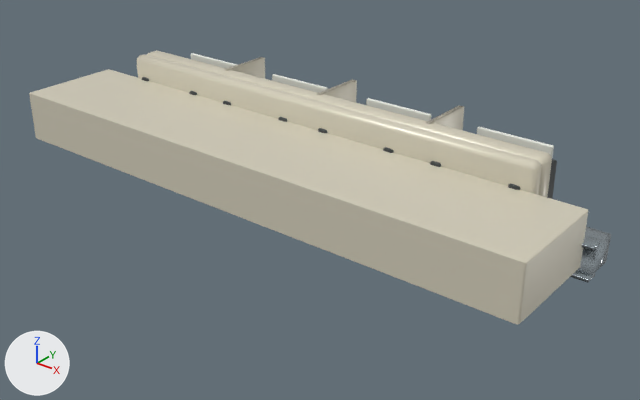
What one commit did to the glTF model lab/public/models/terminal_default.low.glb.
Both versions are drawn from a 50 mm camera at (0.79, -0.848, 0.666) aimed at (0.059, 0.065, 0.1). Every picture has the same lights, and +X, +Y and +Z are marked at lower left. The picture after the commit comes second. Where no turn or scale is listed for an object, it has been applied to the vertices. Vertices at exactly the same position are counted once.

The first picture shows 'Moulded terminal legend pad', 'Moulded terminal legend pad.001', 'Moulded terminal legend pad.002', 'Moulded terminal legend pad.003', 'node-2', 'part:mounting · Original 2a8198d3', 'part:terminals · Original 5a609f27' and 4 more.
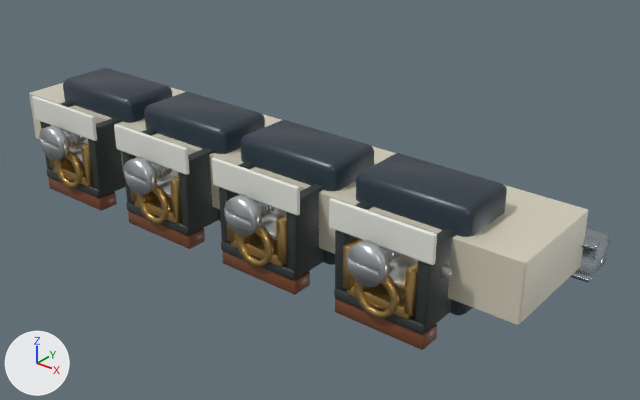
ob_terminal_1 is not drawn itself; it is the parent of ob_detail_terminal_clamp_1.
ob_terminal_2 is not drawn itself; it is the parent of ob_detail_terminal_clamp_2.
ob_terminal_3 is not drawn itself; it is the parent of ob_detail_terminal_clamp_3.
ob_terminal_4 is not drawn itself; it is the parent of ob_detail_terminal_clamp_4.

Where the newer file only moved an object's origin or applied its transform, the numbers keep the older frame.

Diff of the bpy script that builds the scene:
```diff
--- a/lab/public/models/terminal_default.low.glb.py
+++ b/lab/public/models/terminal_default.low.glb.py
@@ me_cube_041 @@
-me_cube_041.from_pydata(...)  # 96 vertices, 188 faces; spans x -0.0575..0.0575, y -0.003..0.003, z -0.0155..0.0155
+me_cube_041.from_pydata(...)  # 96 vertices, 188 faces; spans x -0.0725..0.0725, y -0.3215..-0.3155, z -0.019..0.019
+# me_cube_041 part 1: 96 of 96 vertices moved; they spanned x -0.0575..0.0575, y -0.003..0.003, z -0.0155..0.0155 and now span x -0.0725..0.0725, y -0.3215..-0.3155, z -0.019..0.019; mean shift (0.0, -0.3185, 0.0)
 me_cube_041.materials.append(mat_rear_marking_pad_1)
@@ me_cube_042 @@
-me_cube_042.from_pydata(...)  # 96 vertices, 188 faces; spans x -0.0575..0.0575, y -0.003..0.003, z -0.0155..0.0155
+me_cube_042.from_pydata(...)  # 96 vertices, 188 faces; spans x -0.0725..0.0725, y -0.3215..-0.3155, z -0.019..0.019
+# me_cube_042 part 2: 96 of 96 vertices moved; they spanned x -0.0575..0.0575, y -0.003..0.003, z -0.0155..0.0155 and now span x -0.0725..0.0725, y -0.3215..-0.3155, z -0.019..0.019; mean shift (0.0, -0.3185, 0.0)
 me_cube_042.materials.append(mat_rear_marking_pad_2)
@@ me_cube_043 @@
-me_cube_043.from_pydata(...)  # 96 vertices, 188 faces; spans x -0.0575..0.0575, y -0.003..0.003, z -0.0155..0.0155
+me_cube_043.from_pydata(...)  # 96 vertices, 188 faces; spans x -0.0725..0.0725, y -0.3215..-0.3155, z -0.019..0.019
+# me_cube_043 part 3: 96 of 96 vertices moved; they spanned x -0.0575..0.0575, y -0.003..0.003, z -0.0155..0.0155 and now span x -0.0725..0.0725, y -0.3215..-0.3155, z -0.019..0.019; mean shift (0.0, -0.3185, 0.0)
 me_cube_043.materials.append(mat_rear_marking_pad_3)
@@ me_cube_044 @@
-me_cube_044.from_pydata(...)  # 96 vertices, 188 faces; spans x -0.0575..0.0575, y -0.003..0.003, z -0.0155..0.0155
+me_cube_044.from_pydata(...)  # 96 vertices, 188 faces; spans x -0.0725..0.0725, y -0.3215..-0.3155, z -0.019..0.019
+# me_cube_044 part 4: 96 of 96 vertices moved; they spanned x -0.0575..0.0575, y -0.003..0.003, z -0.0155..0.0155 and now span x -0.0725..0.0725, y -0.3215..-0.3155, z -0.019..0.019; mean shift (0.0, -0.3185, 0.0)
 me_cube_044.materials.append(mat_rear_marking_pad_4)
@@ ob_part_terminals___original_5a609f27 @@
-ob_part_terminals___original_5a609f27 = bpy.data.objects.new('part:terminals · Original 5a609f27', me_recipe_mesh_005)
@@ ob_terminal_1 @@
 ob_terminal_1.parent = ob_part_terminals
-ob_terminal_1.location = (-0.288, 0.116, -0.205)
-ob_terminal_1.rotation_euler = (0.0, -3.142, 0.0)  # degrees (0, -180, 0)
+ob_terminal_1.location = (-0.288, 0.116, 0.111)
@@ ob_terminal_2 @@
 ob_terminal_2.parent = ob_part_terminals
-ob_terminal_2.location = (-0.0962, 0.116, -0.205)
-ob_terminal_2.rotation_euler = (0.0, -3.142, 0.0)  # degrees (0, -180, 0)
+ob_terminal_2.location = (-0.0962, 0.116, 0.111)
@@ ob_terminal_3 @@
 ob_terminal_3.parent = ob_part_terminals
-ob_terminal_3.location = (0.0962, 0.116, -0.205)
-ob_terminal_3.rotation_euler = (0.0, -3.142, 0.0)  # degrees (0, -180, 0)
+ob_terminal_3.location = (0.0962, 0.116, 0.111)
@@ ob_terminal_4 @@
 ob_terminal_4.parent = ob_part_terminals
-ob_terminal_4.location = (0.288, 0.116, -0.205)
-ob_terminal_4.rotation_euler = (0.0, -3.142, 0.0)  # degrees (0, -180, 0)
+ob_terminal_4.location = (0.288, 0.116, 0.111)
@@ ob_installation_details___embossed_metal_finish @@
+ob_installation_details___embossed_metal_finish = bpy.data.objects.new('Installation details · Embossed metal finish', me_cylinder_012)  # 106 vertices, 204 faces; spans x -0.019..0.711, y -0.005..0.005, z -0.008..0.008; in mat_embossed_metal_finish (grey #b3b8b8)
+ob_installation_details___embossed_metal_finish.location = (-0.346, -0.081, 0.155)
@@ ob_part_terminals___original_material_002 @@
+ob_part_terminals___original_material_002 = bpy.data.objects.new('part:terminals · Original material.002', me_recipe_mesh_003)  # 219 vertices, 422 faces; spans x -0.467..0.274, y -0.047..0.047, z -0.073..0.073; in mat_original_material_002 (dark blue #283844)
+ob_part_terminals___original_material_002.location = (0.096, -0.009, 0.154)
```

Location of each change, [x1, y1, x2, y2] in pixels of the pictures (640 x 400 px):
'part:terminals · Original material.002', added
    after: [63, 68, 507, 316]
'part:terminals · Original 5a609f27', deleted (pale yellow)
    before: [136, 50, 552, 197]
'Moulded terminal legend pad.003', reshaped
    before: [477, 127, 554, 158]
    after: [329, 198, 437, 265]
'detail:terminal-clamp:4 · Detail moulded engineering polymer', moved, turned (mostly hidden before)
    before: [430, 159, 557, 199]
    after: [334, 200, 457, 335]
'detail:terminal-clamp:3 · Detail moulded engineering polymer', moved, turned (mostly hidden before)
    before: [318, 128, 394, 153]
    after: [219, 161, 324, 280]
'Moulded terminal legend pad.002', reshaped
    before: [366, 98, 432, 121]
    after: [211, 158, 300, 216]
'detail:terminal-clamp:2 · Detail moulded engineering polymer', moved, turned (mostly hidden before)
    before: [223, 101, 287, 122]
    after: [122, 128, 218, 236]
'detail:terminal-clamp:4 · Detail machined brass', moved, turned (not visible before)
    after: [343, 238, 418, 320]
'detail:terminal-clamp:1 · Detail moulded engineering polymer', moved, turned (mostly hidden before)
    before: [142, 77, 197, 95]
    after: [40, 101, 126, 198]
'Moulded terminal legend pad.001', reshaped
    before: [272, 74, 328, 93]
    after: [114, 124, 189, 175]
'detail:terminal-clamp:4 · Detail zinc plated fixing', moved, turned (not visible before)
    after: [346, 240, 413, 290]
'detail:terminal-clamp:3 · Detail machined brass', moved, turned (not visible before)
    after: [225, 200, 287, 267]
'Moulded terminal legend pad', reshaped
    before: [191, 53, 237, 69]
    after: [32, 96, 97, 141]
'detail:terminal-clamp:3 · Detail zinc plated fixing', moved, turned (not visible before)
    after: [224, 194, 284, 240]
'Moulded conductor identification.003', moved, turned (not visible before)
    after: [335, 298, 437, 350]
'detail:terminal-clamp:2 · Detail machined brass', moved, turned (not visible before)
    after: [130, 161, 182, 224]
'detail:terminal-clamp:2 · Detail zinc plated fixing', moved, turned (not visible before)
    after: [123, 157, 177, 198]
'Moulded conductor identification.002', moved, turned (not visible before)
    after: [222, 251, 310, 295]
'detail:terminal-clamp:1 · Detail machined brass', moved, turned (not visible before)
    after: [49, 129, 94, 188]
'detail:terminal-clamp:1 · Detail zinc plated fixing', moved, turned (not visible before)
    after: [39, 125, 88, 163]
'Moulded conductor identification.001', moved, turned (not visible before)
    after: [128, 211, 205, 249]
'Moulded conductor identification', moved, turned (not visible before)
    after: [48, 177, 117, 211]
'Installation details · Embossed metal finish', added (mostly hidden)
    after: [441, 264, 452, 278]
'node-2', unchanged, covered by the edit
    before: [29, 69, 588, 324]
    after: [29, 83, 588, 324]
